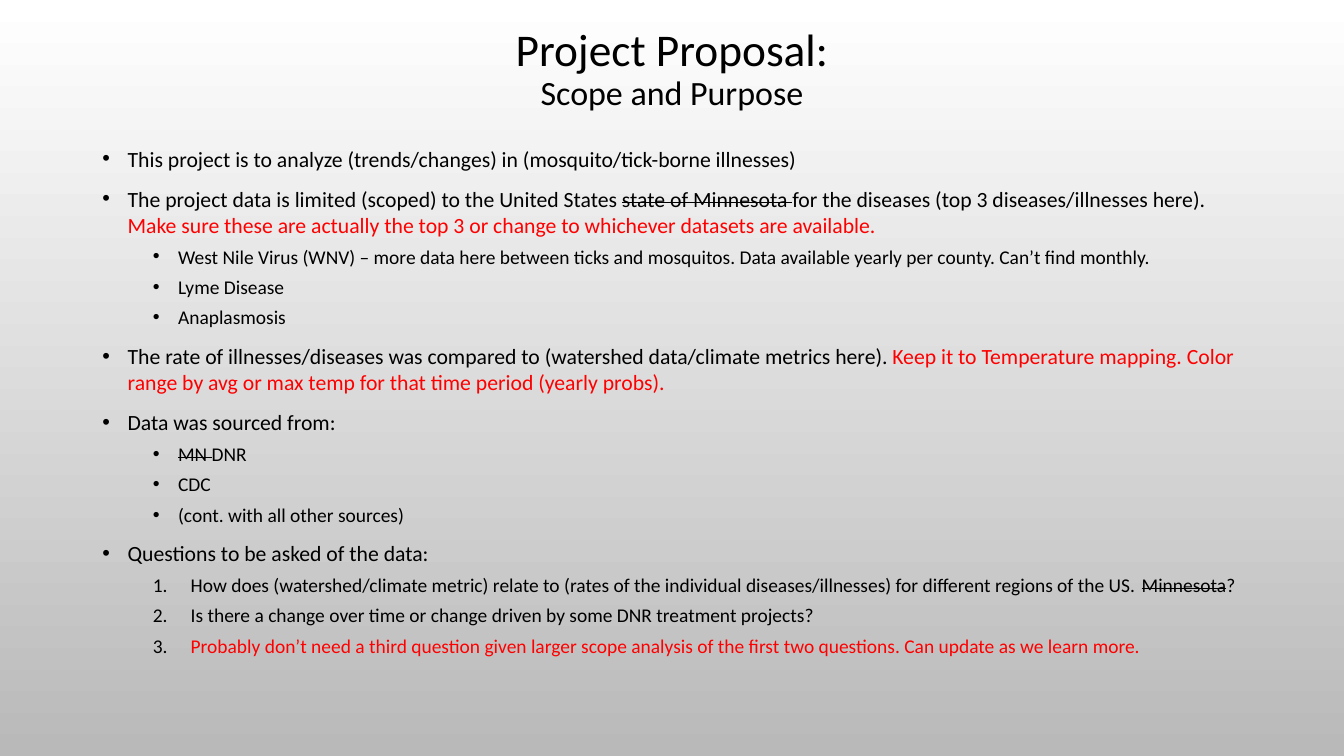
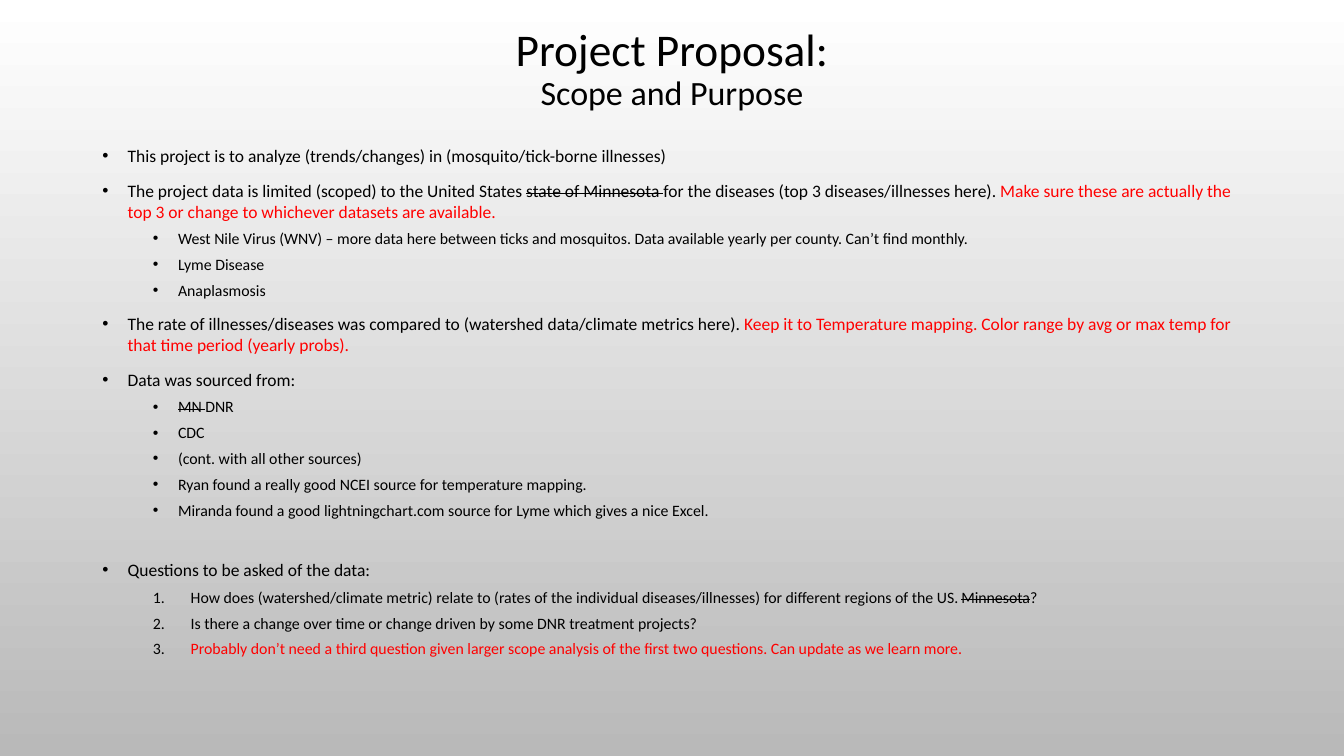
Before and after one commit to Evdawg/Project_3_Mosquito-borne_Diseases, a slide deck: slide 2 of Project_3_outline.pptx. Drawn at 1344x756 pixels with LibreOffice and Linux fonts; fonts in the diff are those of the drawing; background and template pictures are left out. Boxes give left, top, right and bottom in pixels: in the first picture for what was removed or moved away, otherwise in the second. Text is boxed around its words. In the diff, an @@ line names an element or a change of style, - is before the commit and + after.

```diff
--- a/Project_3_outline.pptx
+++ b/Project_3_outline.pptx
@@ text at [128,149,1231,657]: size 15.5 to 12.5 pt in "This project is to analyze (trends/changes) in ...", "The project data is limited (scoped) to ...", "The rate of illnesses/diseases was compared to ...", "Data was sourced from:" and 1 more places; size 13.9 to 11.2 pt in "West Nile Virus (WNV) – more data ...", "Lyme Disease", "Anaplasmosis", "MN DNR" and 5 more places @@
@@ text at [178,479,708,519]: paragraphs added @@
+  • Ryan found a really good NCEI source for temperature mapping.
+  • Miranda found a good lightningchart.com source for Lyme which gives a nice Excel.
```
Also in this commit, not shown: 1 other slide changed.
